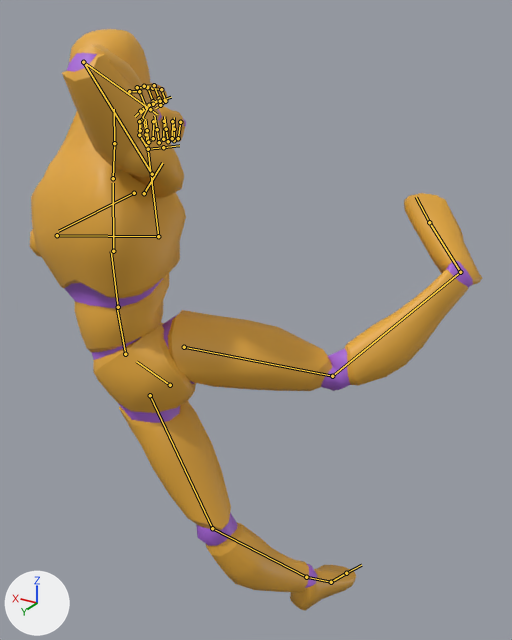
Two versions of the glTF model public/models/quaternius/blender-kicks-core.glb, one commit apart.
Both versions are drawn from a camera (50 mm lens) standing at (-0.542, 1.401, 1.683) and looking at (0.369, -0.118, 0.924). Every picture has the same lights, and +X, +Y and +Z are marked at lower left. The older version comes first. Both versions are drawn at frame 12 of the action 'BF_RisingKick_R'; the numbers are the values there. The bones that change, and the others that lie on the model, are drawn over the model as lines.

Names of what the first picture shows: 'Mannequin'.
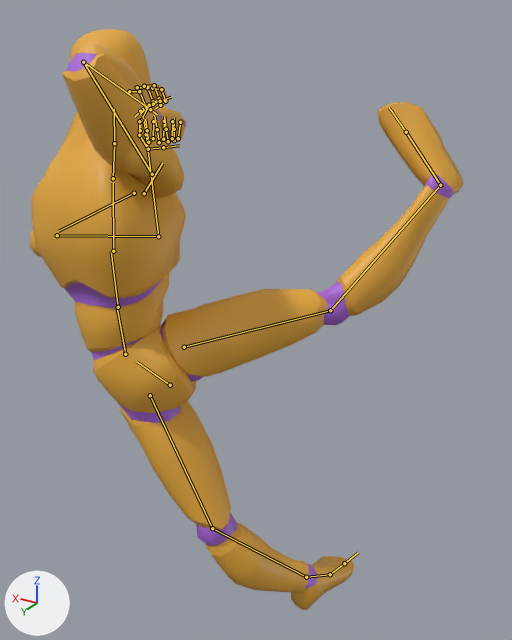
Commit message: Generate measured Motion Foundry V6 kick actions

Boxes [x1, y1, x2, y2] around the edits, measured in the pictures (512 x 640 px):
'Mannequin', posed: before [30, 29, 482, 611]; after [30, 29, 464, 610]
bone 'foot_l', root to tip: before (306, 577) to (331, 582); after (306, 577) to (330, 574)
bone 'thigh_r', root to tip: before (184, 347) to (332, 376); after (184, 347) to (330, 310)
bone 'calf_r', root to tip: before (332, 376) to (460, 272); after (330, 310) to (440, 185)
bone 'foot_r', root to tip: before (460, 272) to (429, 222); after (440, 185) to (406, 132)

What the commit changed:
Bone 'foot_l' (bone_foot_l) turns from (60, 24, 16) to (53, 28, 12) degrees about its own x, y and z.
Bone 'thigh_r' (bone_thigh_r) turns from (-4, 36, 16) to (-23, 45, 24) degrees about its own x, y and z.
Bone 'calf_r' (bone_calf_r) turns from (-72, 47, -23) to (-57, 50, -20) degrees about its own x, y and z.
Bone 'foot_r' (bone_foot_r) turns from (-4, 70, -63) to (8, 59, -49) degrees about its own x, y and z.
